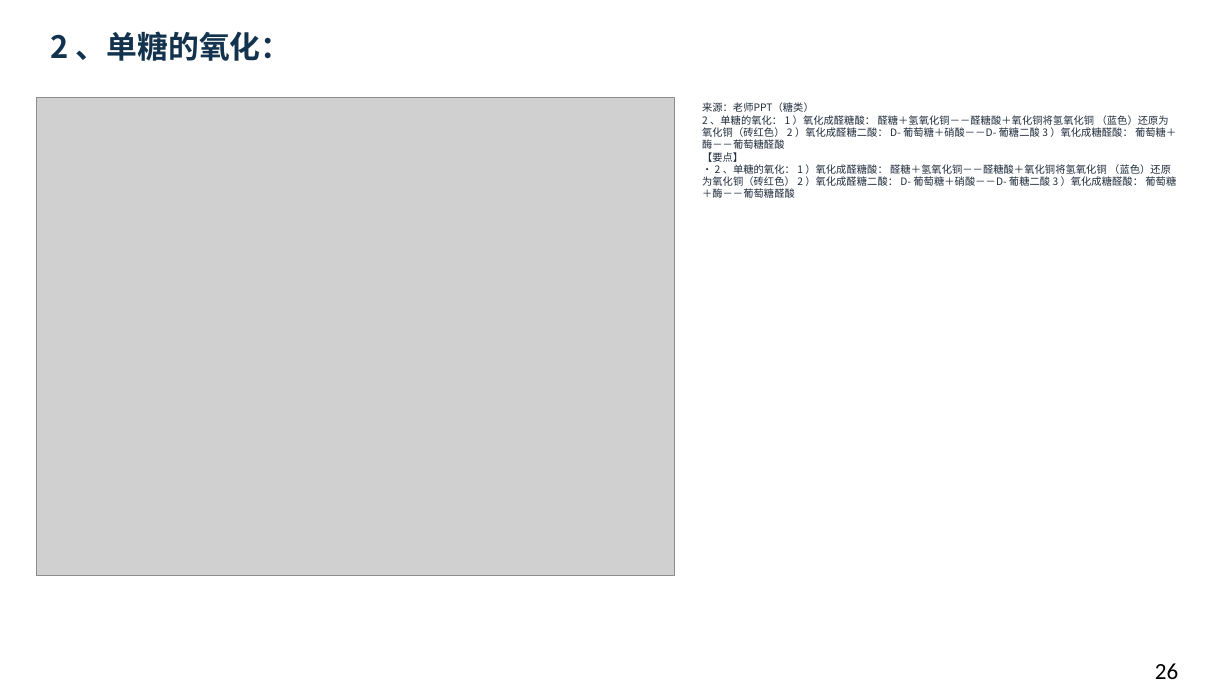
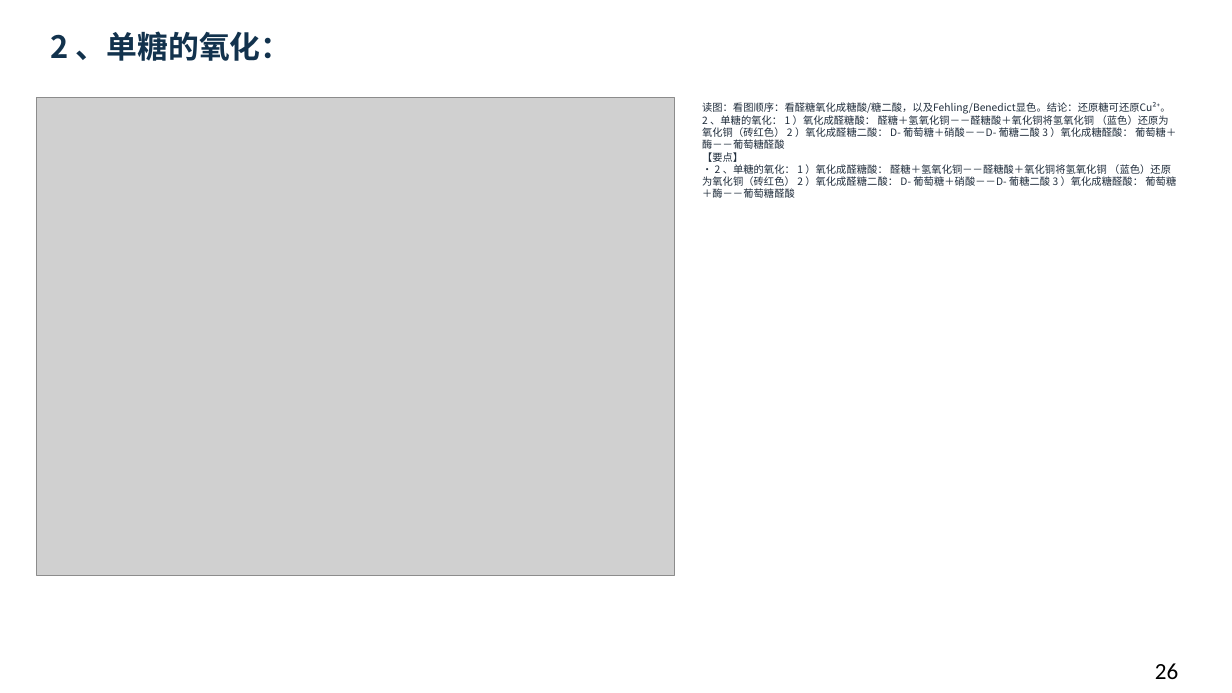
Before and after one commit to newkan-li/Biochemistry, a slide deck: slide 26 of downloads/bc09-ai-style.pptx. Drawn at 1232x693 pixels with LibreOffice and Linux fonts; fonts in the diff are those of the drawing; grey boxes stand for pictures. Boxes give left, top, right and bottom in pixels: in the first picture for what was removed or moved away, otherwise in the second. Text is boxed around its words. In the diff, an @@ line names an element or a change of style, - is before the commit and + after.

Commit message:
bc09补64页老师原页读图讲解:39页缺图注全部补齐,下载PPT同步;版本20261112cdm

```diff
--- a/downloads/bc09-ai-style.pptx
+++ b/downloads/bc09-ai-style.pptx
@@ text at (702,102,1176,198): text changed @@
-来源：老师PPT（糖类）
-2 、单糖的氧化： 1 ）氧化成醛糖酸： 醛糖＋氢氧化铜－－醛糖酸＋氧化铜将氢氧化铜 （蓝色）还原为氧化铜（砖红色） 2 ）氧化成醛糖二酸： D- 葡萄糖＋硝酸－－D- 葡糖二酸 3 ）氧化成糖醛酸： 葡萄糖＋酶－－葡萄糖醛酸
-【要点】
-• 2 、单糖的氧化： 1 ）氧化成醛糖酸： 醛糖＋氢氧化铜－－醛糖酸＋氧化铜将氢氧化铜 （蓝色）还原为氧化铜（砖红色） 2 ）氧化成醛糖二酸： D- 葡萄糖＋硝酸－－D- 葡糖二酸 3 ）氧化成糖醛酸： 葡萄糖＋酶－－葡萄糖醛酸
+读图：看图顺序：看醛糖氧化成糖酸/糖二酸，以及Fehling/Benedict显色。结论：还原糖可还原Cu²⁺。
+2 、单糖的氧化： 1 ）氧化成醛糖酸： 醛糖＋氢氧化铜－－醛糖酸＋氧化铜将氢氧化铜 （蓝色）还原为氧化铜（砖红色） 2 ）氧化成醛糖二酸： D- 葡萄糖＋硝酸－－D- 葡糖二酸 3 ）氧化成糖醛酸： 葡萄糖＋酶－－葡萄糖醛酸
+【要点】
+• 2 、单糖的氧化： 1 ）氧化成醛糖酸： 醛糖＋氢氧化铜－－醛糖酸＋氧化铜将氢氧化铜 （蓝色）还原为氧化铜（砖红色） 2 ）氧化成醛糖二酸： D- 葡萄糖＋硝酸－－D- 葡糖二酸 3 ）氧化成糖醛酸： 葡萄糖＋酶－－葡萄糖醛酸
```
Also in this commit, not shown: 104 other slides changed, 5 other files.
